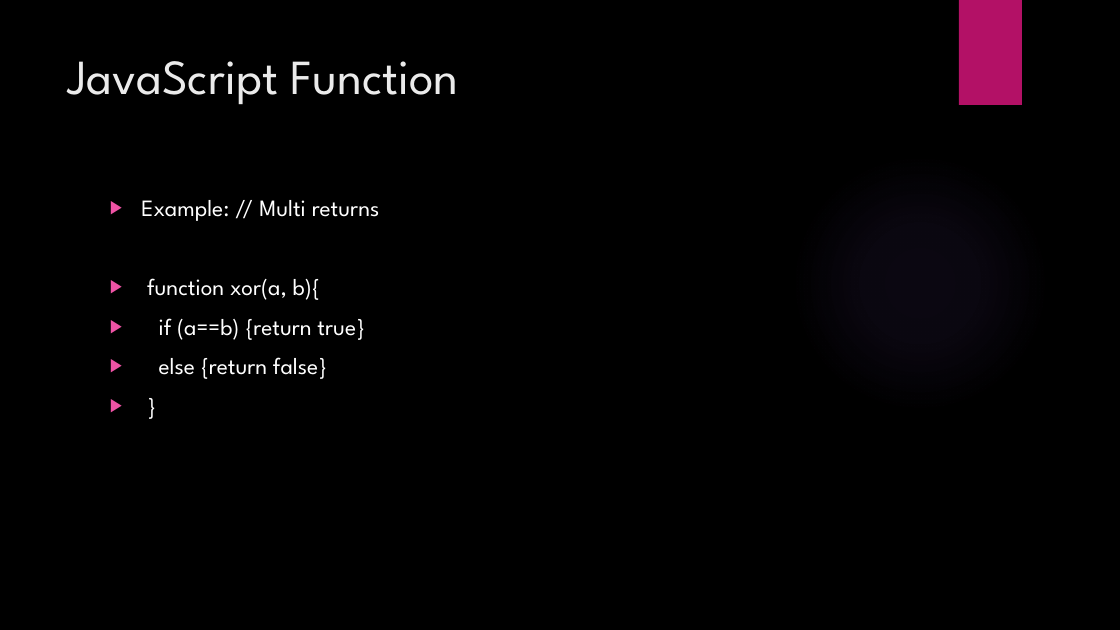
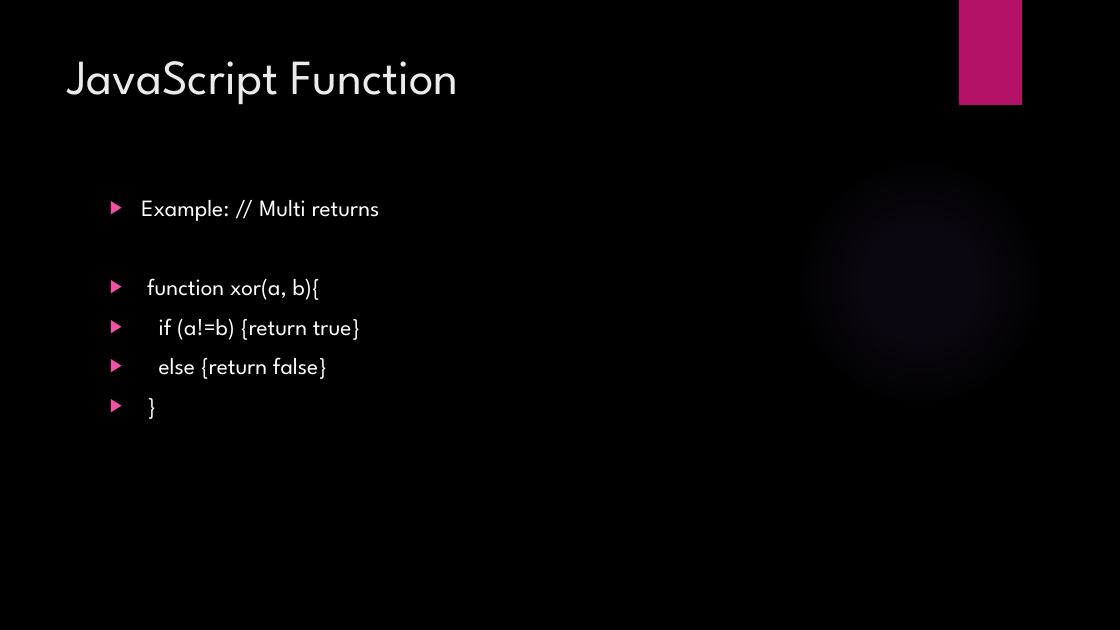
Before and after one commit to PolarisStudio/LGUReact, a slide deck: slide 7 of L4/L4.pptx. Drawn at 1120x630 pixels with LibreOffice and Linux fonts; fonts in the diff are those of the drawing; background and template pictures are left out. Boxes give left, top, right and bottom in pixels: in the first picture for what was removed or moved away, otherwise in the second. Text is boxed around its words. In the diff, an @@ line names an element or a change of style, - is before the commit and + after.

```diff
--- a/L4/L4.pptx
+++ b/L4/L4.pptx
@@ text at (159,318,361,340): text changed @@
-▶ if (a==b) {return true}
+▶ if (a!=b) {return true}
```
Also in this commit, not shown: 3 other files.
